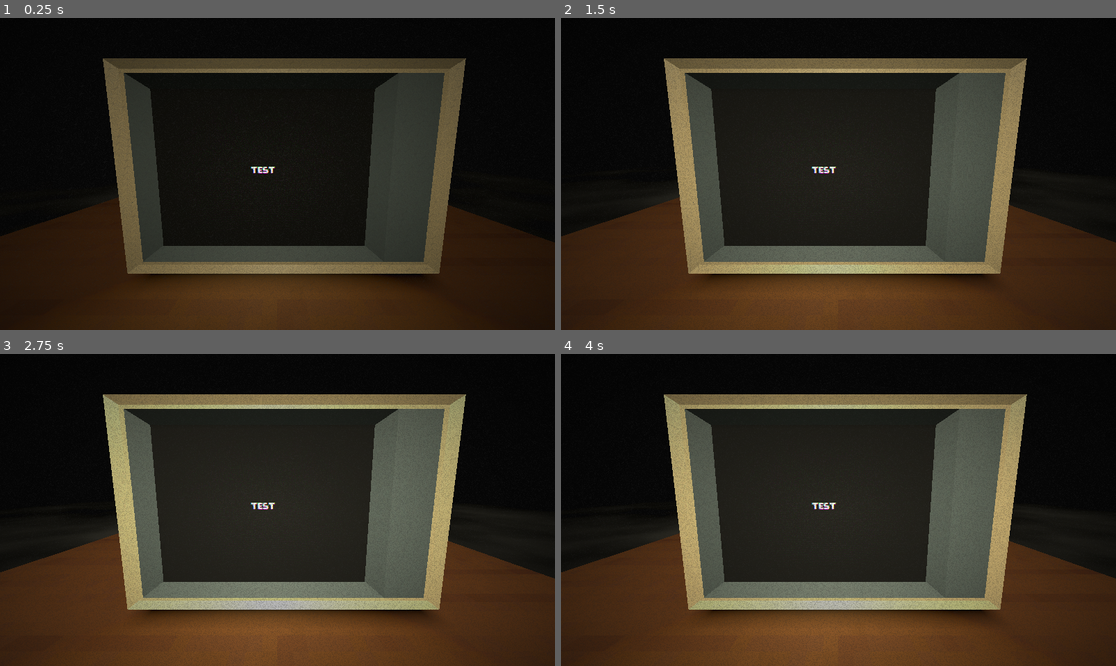
Above: before the commit, frames 1-4 (two rows, left to right).
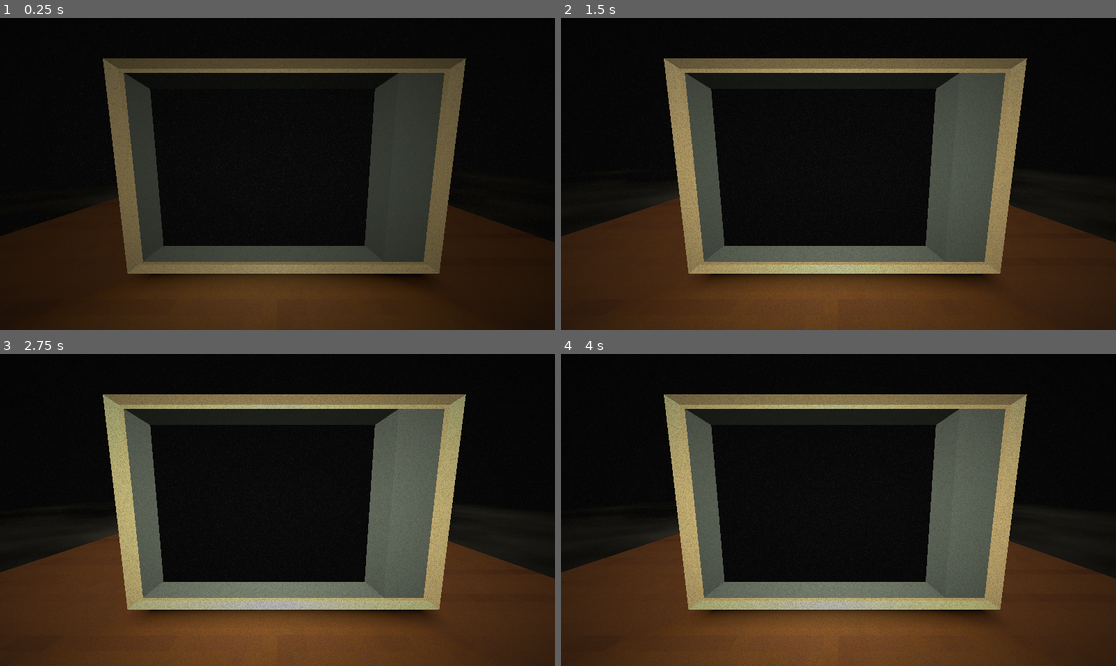
Above: after the commit, the same moments.

Repository: NotJamGames/Closer
Game: Godot game, scene res://World/world.tscn
Two runs of this game, one before a commit and one after it. Both use one fixed random seed, a clock stepped at 60 frames per second and the inputs below.
Inputs:
- Up to frame 1 (0.25 s): no input
- Up to frame 2 (1.5 s): no input
- Up to frame 3 (2.75 s): no input
- Up to frame 4 (4 s): no input

The runs differ from the first frame. In frame 1, less than 0.1% of the frame differs, in the area x 42-54%, y 44-55%; in frame 2, 1.7%; in frame 3, 14%, in the area x 27-68%, y 23-74%; in frame 4, 10%.

Commit message:
Minor aesthetic tweaks

Diff:
--- a/UI/screen_interface.tscn
+++ b/UI/screen_interface.tscn
@@ -1,11 +1,6 @@
-[gd_scene load_steps=4 format=3 uid="uid://dtx0rpqsctv8d"]
+[gd_scene load_steps=2 format=3 uid="uid://dtx0rpqsctv8d"]
 
 [ext_resource type="Script" path="res://UI/screen_interface.gd" id="1_g8wyg"]
-[ext_resource type="FontFile" uid="uid://d356gvukrvbe6" path="res://UI/Fonts/Not Jam Atomic 20.ttf" id="2_62uir"]
-
-[sub_resource type="LabelSettings" id="LabelSettings_kufo6"]
-font = ExtResource("2_62uir")
-font_size = 20
 
 [node name="ScreenInterface" type="Control"]
 layout_mode = 3
@@ -15,15 +10,3 @@
 grow_horizontal = 2
 grow_vertical = 2
 script = ExtResource("1_g8wyg")
-
-[node name="Label" type="Label" parent="."]
-layout_mode = 1
-anchors_preset = 15
-anchor_right = 1.0
-anchor_bottom = 1.0
-grow_horizontal = 2
-grow_vertical = 2
-text = "TEST"
-label_settings = SubResource("LabelSettings_kufo6")
-horizontal_alignment = 1
-vertical_alignment = 1
--- a/World/world.tscn
+++ b/World/world.tscn
@@ -228,7 +228,10 @@
 		vec3 emission_tex = texture(texture_emission, base_uv).rgb;
 		EMISSION = (emission.rgb + emission_tex) * emission_energy;
 	}
-}"
+}
+
+
+void light() {}"
 
 [sub_resource type="ViewportTexture" id="ViewportTexture_bp1ju"]
 viewport_path = NodePath("desk_and_monitor/Monitor/Screen/SubViewport")
@@ -247,13 +250,13 @@
 shader_parameter/uv2_offset = Vector3(0, 0, 0)
 shader_parameter/resolution = Vector2(480, 360)
 shader_parameter/scan_line_amount = 1.0
-shader_parameter/warp_amount = 0.43
+shader_parameter/warp_amount = 5.0
 shader_parameter/noise_amount = 0.045
 shader_parameter/interference_amount = 0.2
 shader_parameter/grille_amount = 0.1
 shader_parameter/grille_size = 1.0
-shader_parameter/vignette_amount = 0.6
-shader_parameter/vignette_intensity = 0.785
+shader_parameter/vignette_amount = 0.864
+shader_parameter/vignette_intensity = 0.159
 shader_parameter/aberation_amount = 0.5
 shader_parameter/roll_line_amount = 0.0
 shader_parameter/roll_speed = 1.0
